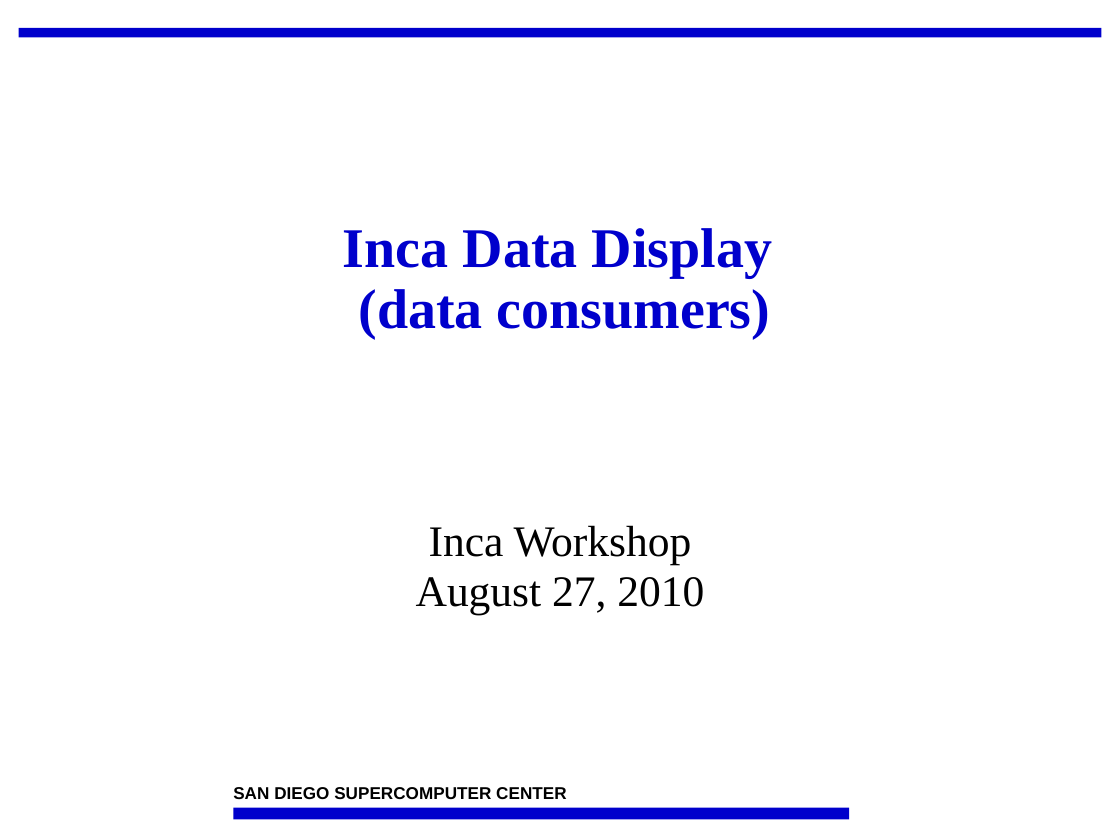
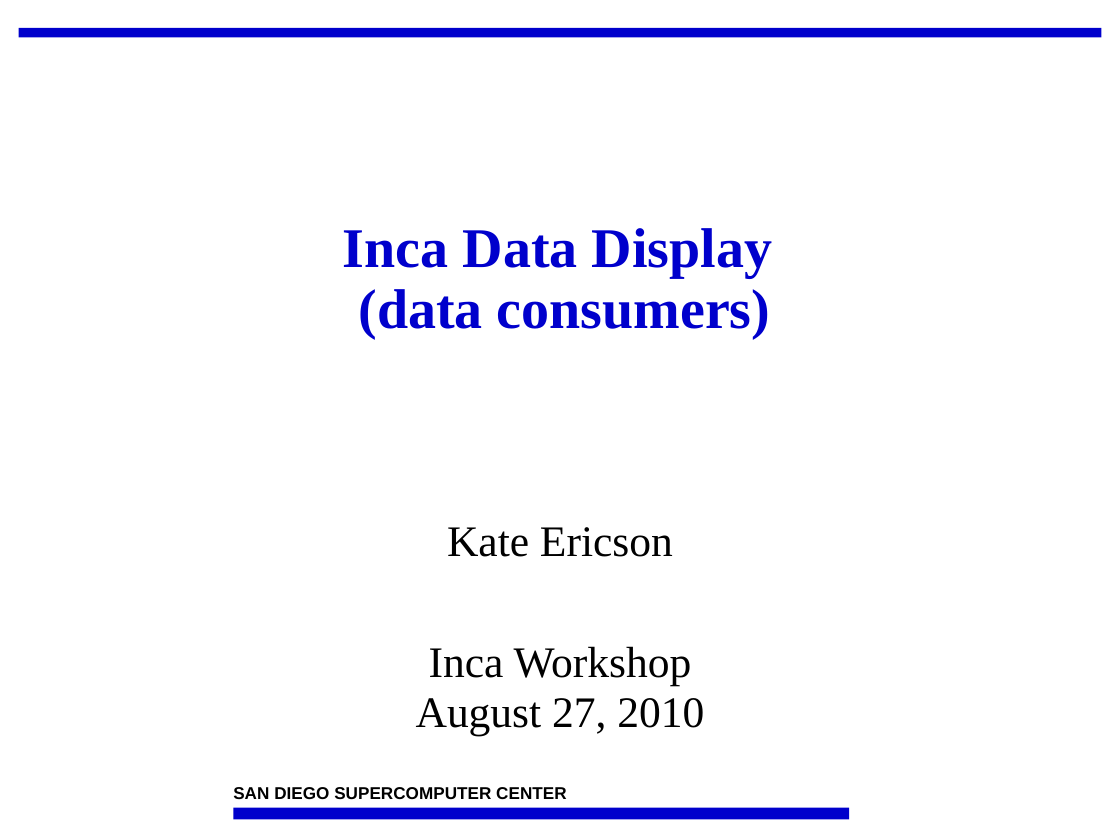
Before and after one commit to IncaProject/inca-xsede, a slide deck: slide 1 of talks/2010/2010workshop/consumer.ppt. Drawn at 1120x840 pixels with LibreOffice and Linux fonts; fonts in the diff are those of the drawing; background and template pictures are left out. Boxes give left, top, right and bottom in pixels: in the first picture for what was removed or moved away, otherwise in the second. Text is boxed around its words. In the diff, an @@ line names an element or a change of style, - is before the commit and + after.

```diff
--- a/talks/2010/2010workshop/consumer.ppt
+++ b/talks/2010/2010workshop/consumer.ppt
@@ subtitle at bbox=[447, 527, 673, 557]: paragraph added @@
+Kate Ericson
```
Also in this commit, not shown: 3 other files.
